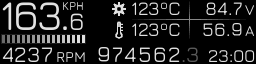
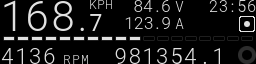
Layers edited between the first and the second 256px x 64px image:
added layer "BAT bg" above "Bars" over [238, 46, 256, 64]
renamed "Слой #1" to "Bars", moved it above "100%", painted on it over [1, 34, 253, 44]
removed layer "974562.3" over [98, 47, 198, 62]
removed layer "Separs" over [132, 1, 256, 39]
removed layer "84.7 V ..." over [203, 2, 254, 36]
renamed "RPM font" to "4136 RPM 981...", painted on it over [1, 47, 220, 64]
renamed "123oC ..." to "84.6 V ...", painted on it over [112, 0, 184, 39]
removed layer "85.2 V ..." over [2, 35, 255, 63]
added layer "23:56" above "KPH" over [209, 0, 256, 32]
painted on "KPH" over [63, 0, 112, 10]
renamed "163.2KPH" to "168", moved it above ".7", painted on it over [2, 0, 73, 31]
added layer ".7" above "134.2" over [80, 14, 102, 31]
renamed "KPH ..." to "134.2", hid it, painted on it over [4, 2, 97, 30]
